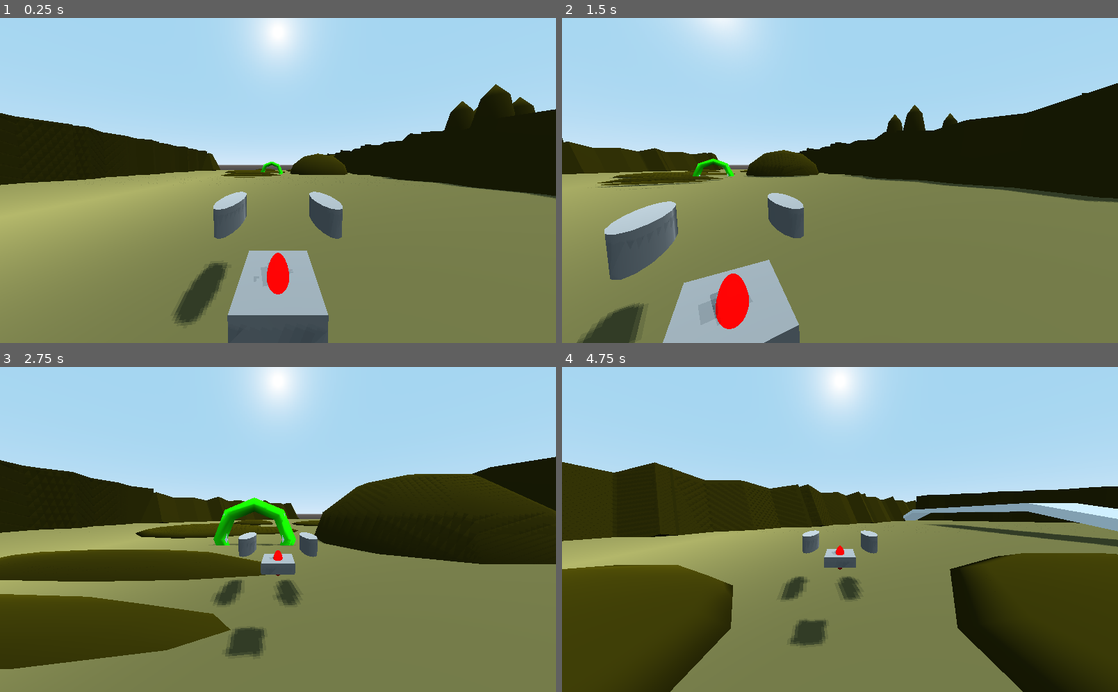
Above: before the commit, frames 1-4 (two rows, left to right).
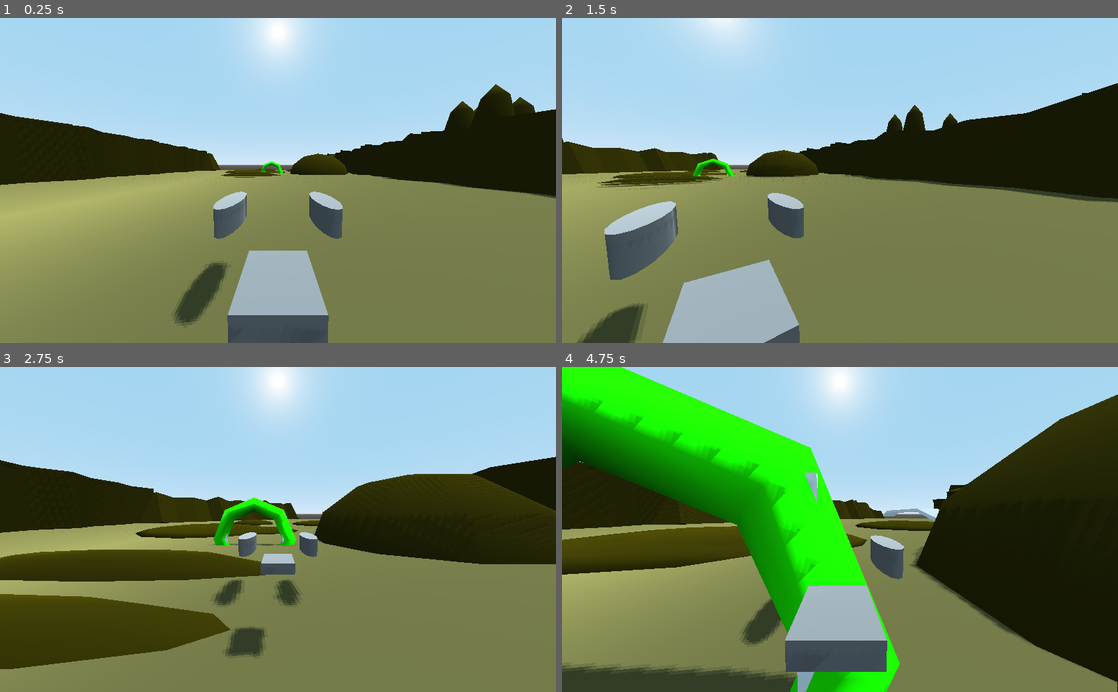
Above: after the commit, the same moments.

Repository: gamkedo-la/aero-junkers
Game: Godot game, scene res://Scenes/Main.tscn
Same seed, same stepped clock (60 frames per second), same inputs: the game is played once before the commit and once after it.
Inputs (mouse positions are in pixels of both pictures, inside the frame that each line leads up to):
- Up to frame 1 (0.25 s): no input
- Up to frame 2 (1.5 s): move the mouse to (867, 180) at 0.52 s; hold W (accelerate) from 0.53 s (still down); tap V (cam_toggle) at 0.6 s; move the mouse to (812, 180) at 1.27 s; tap C (chase_cam) at 1.35 s
- Up to frame 3 (2.75 s): keep holding W (accelerate); move the mouse to (289, 523) at 2.02 s; press the mouse at (289, 523) at 2.03 s
- Up to frame 4 (4.75 s): keep holding W (accelerate); move the mouse to (834, 536) at 2.77 s; release the mouse at (834, 536) at 2.78 s; tap V (cam_toggle) at 2.85 s; move the mouse to (878, 532) at 3.52 s; tap C (chase_cam) at 3.6 s; move the mouse to (795, 526) at 4.27 s; click (795, 526) at 4.35 s

The runs differ from the first frame. In frame 1, 0.4% of the frame differs, in the area x 31-100%, y 38-95%; in frame 2, 0.9%; in frame 3, less than 0.1%; in frame 4, 63%, in the area x 0-100%, y 0-100%.

Commit message:
Added z axis rotation to engines and cockpit when turning

Diff:
--- a/Scenes/AeroJunker.tscn
+++ b/Scenes/AeroJunker.tscn
@@ -1,8 +1,12 @@
-[gd_scene load_steps=12 format=2]
+[gd_scene load_steps=13 format=2]
 
 [ext_resource path="res://Scripts/aerojunker.gd" type="Script" id=1]
 [ext_resource path="res://Scenes/RayCast_L_Engine.gd" type="Script" id=2]
 [ext_resource path="res://Scripts/chaseCam.gd" type="Script" id=3]
+
+[sub_resource type="SphereMesh" id=9]
+radius = 0.5
+height = 1.0
 
 [sub_resource type="SpatialMaterial" id=1]
 albedo_color = Color( 0.392157, 0.392157, 0.392157, 1 )
@@ -33,9 +37,26 @@
 script = ExtResource( 1 )
 
 [node name="RayCast_L_Engine" type="RayCast" parent="."]
+transform = Transform( 1, 0, 0, 0, 1, 0, 0, 0, 1, -2, 0, 0 )
 enabled = true
 cast_to = Vector3( 0, -50, 0 )
 script = ExtResource( 2 )
+
+[node name="GroundIndicator" type="MeshInstance" parent="RayCast_L_Engine"]
+visible = false
+mesh = SubResource( 9 )
+material/0 = null
+
+[node name="RayCast_R_Engine" type="RayCast" parent="."]
+transform = Transform( 1, 0, 0, 0, 1, 0, 0, 0, 1, 2, 0, 0 )
+enabled = true
+cast_to = Vector3( 0, -50, 0 )
+script = ExtResource( 2 )
+
+[node name="GroundIndicator" type="MeshInstance" parent="RayCast_R_Engine"]
+visible = false
+mesh = SubResource( 9 )
+material/0 = null
 
 [node name="ChaseCam" type="Camera" parent="."]
 transform = Transform( 1, 0, 0, 0, 0.996195, 0.087156, 0, -0.087156, 0.996195, -1.39877e-06, 1.9001, 7.75882 )
@@ -78,6 +99,7 @@
 
 [node name="Cockpit_Pos" type="MeshInstance" parent="."]
 transform = Transform( 0.2, -8.7423e-08, 2.18556e-08, 3.49692e-08, 0.5, 3.93402e-07, -8.74228e-09, -3.93402e-07, 0.5, 2.18556e-07, 3.93402e-06, 5 )
+visible = false
 mesh = SubResource( 7 )
 material/0 = SubResource( 8 )
 
--- a/Scenes/RayCast_L_Engine.gd
+++ b/Scenes/RayCast_L_Engine.gd
@@ -1,4 +1,8 @@
 extends RayCast
+
+func _physics_process(delta):
+	$GroundIndicator.global_transform.origin = get_collision_point()
+
 
 func get_distance_to_collision(_delta):
 	var origin = global_transform.origin
--- a/Scripts/aerojunker.gd
+++ b/Scripts/aerojunker.gd
@@ -92,12 +92,28 @@
 	$MeshInstance_R_Engine.rotate_y(radians)
 	$CollisionShape_R_Engine.rotate_y(radians)
 
+	$MeshInstance_L_Engine.rotate_z(radians * 0.6)
+	$CollisionShape_L_Engine.rotate_z(radians * 0.6)
+	$MeshInstance_R_Engine.rotate_z(radians * 0.6)
+	$CollisionShape_R_Engine.rotate_z(radians * 0.6)
+
+	$MeshInstance_Cockpit.rotate_z(radians)
+	$CollisionShape_Cockpit.rotate_z(radians)
+
 
 func reset_engine_rotation() -> void:
 	$MeshInstance_R_Engine.rotation_degrees.y = 0.0
 	$MeshInstance_L_Engine.rotation_degrees.y = 0.0
 	$CollisionShape_R_Engine.rotation_degrees.y = 0.0
 	$CollisionShape_L_Engine.rotation_degrees.y = 0.0
+
+	$MeshInstance_R_Engine.rotation_degrees = Vector3.ZERO
+	$MeshInstance_L_Engine.rotation_degrees = Vector3.ZERO
+	$MeshInstance_Cockpit.rotation_degrees = Vector3.ZERO
+
+	$CollisionShape_R_Engine.rotation_degrees = Vector3.ZERO
+	$CollisionShape_L_Engine.rotation_degrees = Vector3.ZERO
+	$CollisionShape_Cockpit.rotation_degrees = Vector3.ZERO
 
 
 func apply_acceleration(delta) -> void:
